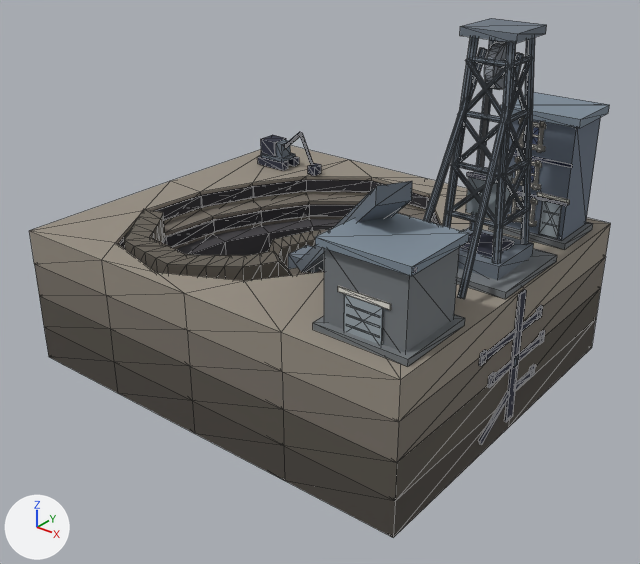
The glTF model price-of-everything-0.1/assets/supply_chain_3d/mine_flush_lvl3.glb: old version first, new version second.
Rendered twice from a 50 mm camera at (1.148, -1.449, 1.084) aimed at (0.045, -0.07, 0.229). The axes (+X, +Y, +Z) are drawn at lower left. The lights are the same throughout. The picture after the commit comes second. Mesh edges are drawn as thin lines. Vertices at exactly the same position are counted once.

Objects in the first picture: 'mine_flush'.
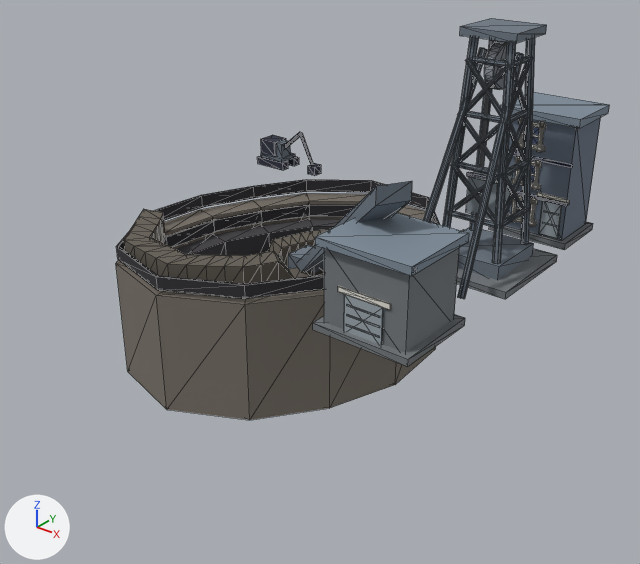
Changed parts and their boxes [x1, y1, x2, y2] in the pictures (640 x 564 px):
'mine_flush', reshaped (15% narrower, 23% shorter): before [29, 18, 611, 538]; after [116, 18, 609, 420]
part 1 of me_mine_flush, deleted: before [29, 145, 611, 538]

The change in detail:
me_mine_flush is used by ob_mine_flush; location (0.0, 0.0, 0.0).
me_mine_flush had 2003 vertices, 3694 faces and spanned x -0.5..0.5, y -0.425..0.425, z 0.0..0.801.
me_mine_flush now has 1771 vertices, 3160 faces and spans x -0.413..0.488, y -0.401..0.365, z 0.0..0.801.
me_mine_flush part 1: 15 loose pieces with 232 vertices, spanning x -0.5..0.5, y -0.425..0.425, z 0.0..0.375, are deleted.
